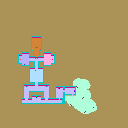
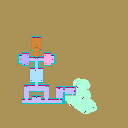
Layered file, before and after one edit (w=128, h=128). Changes by layer:
painted on "stuff" over [20, 37, 73, 100]
